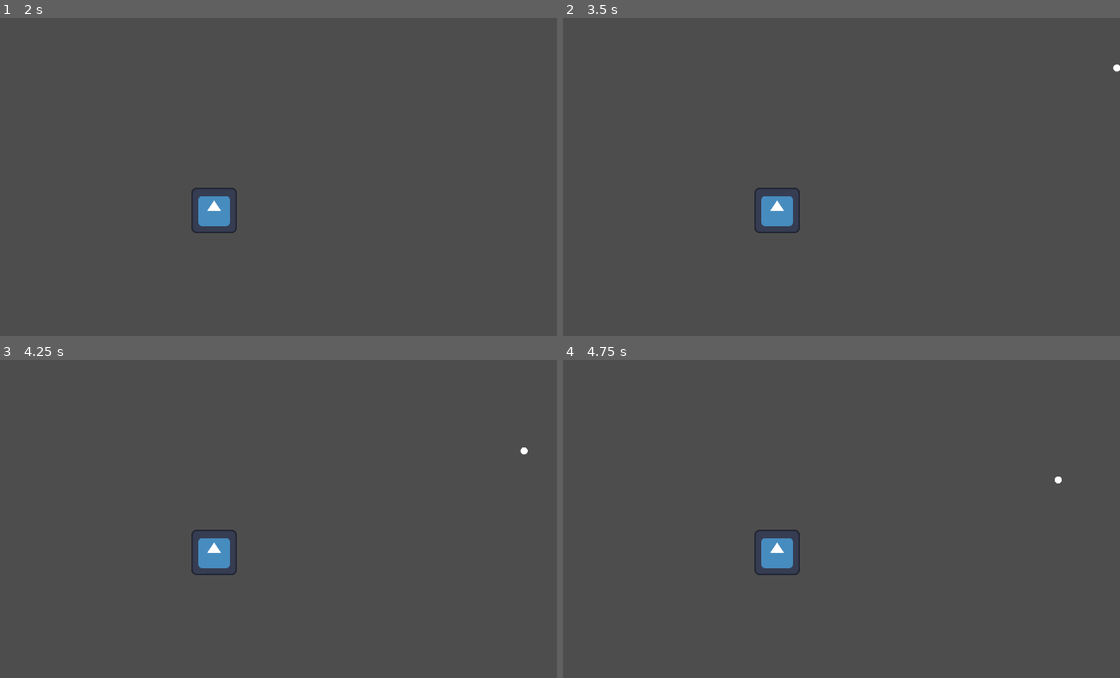
Above: before the commit, frames 1-4 (two rows, left to right).
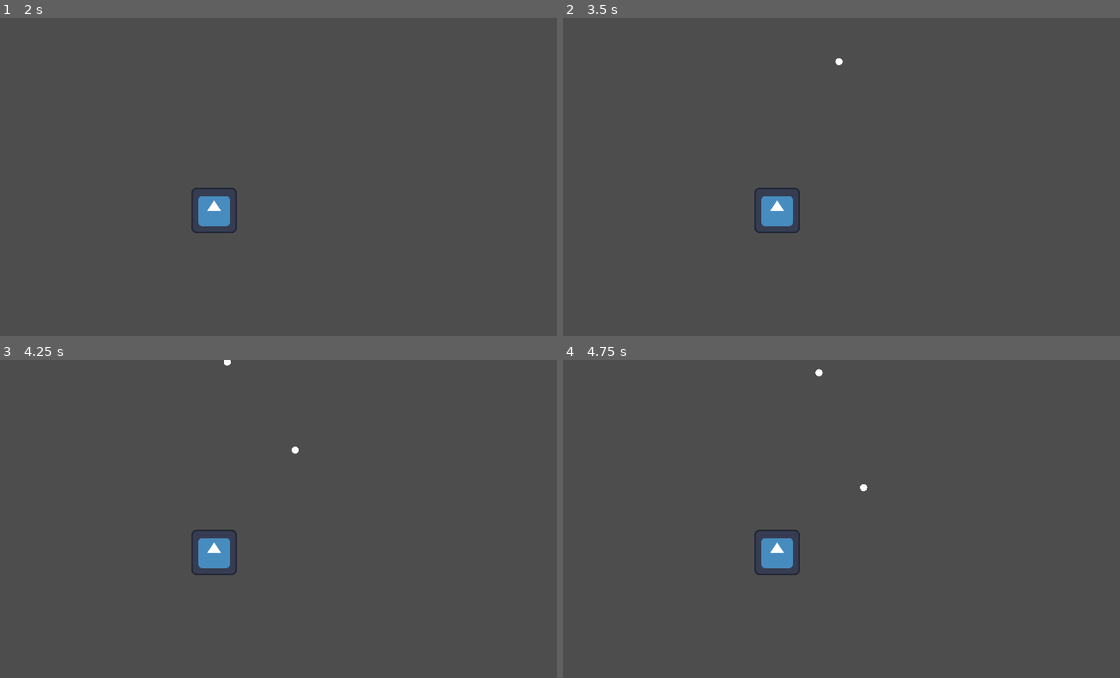
Above: after the commit, the same moments.

Repository: Ianvvtz/oink-capital-game
Game: Godot game, scene res://scenes/main.tscn
Two runs of this game, one before a commit and one after it. Both use one fixed random seed, a clock stepped at 60 frames per second and the inputs below. The engine's default icon, where the game draws it, is replaced by a stand-in: a white triangle on a blue panel in a dark square.
Inputs (mouse positions are in pixels of both pictures, inside the frame that each line leads up to):
- Up to frame 1 (2 s): tap Enter at 0.5 s; move the mouse to (367, 189) at 0.52 s; click (367, 189) at 0.6 s; tap Space at 1.25 s; move the mouse to (77, 231) at 1.27 s; click (77, 231) at 1.35 s
- Up to frame 2 (3.5 s): tap Enter at 2 s; move the mouse to (847, 126) at 2.02 s; click (847, 126) at 2.1 s; move the mouse to (741, 288) at 2.77 s; click (741, 288) at 2.85 s
- Up to frame 3 (4.25 s): move the mouse to (417, 611) at 3.52 s; click (417, 611) at 3.6 s
- Up to frame 4 (4.75 s): move the mouse to (574, 493) at 4.27 s; click (574, 493) at 4.35 s

Frame 1 is identical in both runs. In frame 2, less than 0.1% of the frame differs, in the area x 48-100%, y 12-17%; in frame 3, less than 0.1%; in frame 4, less than 0.1%, in the area x 45-90%, y 2-42%.

Commit message:
Added player hand

Diff:
--- a/project.godot
+++ b/project.godot
@@ -8,11 +8,15 @@
 
 config_version=5
 
+[animation]
+
+compatibility/default_parent_skeleton_in_mesh_instance_3d=true
+
 [application]
 
 config/name="Capitalist Piggy"
 run/main_scene="uid://ddhdludltefs1"
-config/features=PackedStringArray("4.5", "GL Compatibility")
+config/features=PackedStringArray("4.6", "GL Compatibility")
 config/icon="res://icon.svg"
 
 [autoload]
--- a/scenes/main.tscn
+++ b/scenes/main.tscn
@@ -1,22 +1,26 @@
-[gd_scene load_steps=4 format=3 uid="uid://ddhdludltefs1"]
+[gd_scene format=3 uid="uid://ddhdludltefs1"]
 
 [ext_resource type="PackedScene" uid="uid://dhppoqtx3jupm" path="res://scenes/piggy.tscn" id="1_0wfyh"]
 [ext_resource type="Script" uid="uid://duhfwfnwjubex" path="res://scripts/money_spawner.gd" id="2_jyhfs"]
 [ext_resource type="PackedScene" uid="uid://d2i31ucktnkk3" path="res://scenes/money.tscn" id="2_sugp2"]
+[ext_resource type="PackedScene" uid="uid://b2c5s08bjvmmm" path="res://scenes/player_hand.tscn" id="4_jyhfs"]
 
-[node name="Main" type="Node2D"]
+[node name="Main" type="Node2D" unique_id=2010253684]
 
-[node name="SessionManager" type="Node" parent="."]
+[node name="SessionManager" type="Node" parent="." unique_id=1896341686]
 
-[node name="Piggy" parent="." instance=ExtResource("1_0wfyh")]
+[node name="Piggy" parent="." unique_id=1444068199 instance=ExtResource("1_0wfyh")]
 
-[node name="MoneySpawner" type="Node2D" parent="."]
-position = Vector2(975, -580)
+[node name="MoneySpawner" type="Node2D" parent="." unique_id=1924332394]
+position = Vector2(0, -540)
 script = ExtResource("2_jyhfs")
 money_scene = ExtResource("2_sugp2")
 
-[node name="Timer" type="Timer" parent="MoneySpawner"]
+[node name="Timer" type="Timer" parent="MoneySpawner" unique_id=1633765040]
 wait_time = 2.0
 autostart = true
 
+[node name="PlayerHand" parent="." unique_id=1164663404 instance=ExtResource("4_jyhfs")]
+position = Vector2(525, 348)
+
 [connection signal="timeout" from="MoneySpawner/Timer" to="MoneySpawner" method="spawn_money"]
--- a/scenes/money.tscn
+++ b/scenes/money.tscn
@@ -6,13 +6,13 @@
 
 [sub_resource type="CircleShape2D" id="CircleShape2D_dia0j"]
 
-[node name="Money" type="RigidBody2D"]
+[node name="Money" type="RigidBody2D" unique_id=1656587016]
 script = ExtResource("1_v42d4")
 
-[node name="MeshInstance2D" type="MeshInstance2D" parent="."]
+[node name="MeshInstance2D" type="MeshInstance2D" parent="." unique_id=1294633706]
 position = Vector2(0, 2.861023e-06)
 scale = Vector2(20.022678, 20.02268)
 mesh = SubResource("SphereMesh_v42d4")
 
-[node name="CollisionShape2D" type="CollisionShape2D" parent="."]
+[node name="CollisionShape2D" type="CollisionShape2D" parent="." unique_id=523827055]
 shape = SubResource("CircleShape2D_dia0j")
--- /dev/null
+++ b/scenes/player_hand.tscn
@@ -0,0 +1,20 @@
+[gd_scene format=3 uid="uid://b2c5s08bjvmmm"]
+
+[ext_resource type="Script" uid="uid://xwk1xv4jfm40" path="res://scripts/player_hand.gd" id="1_4moqc"]
+
+[sub_resource type="CircleShape2D" id="CircleShape2D_707nr"]
+radius = 55.226807
+
+[node name="PlayerHand" type="Area2D" unique_id=1164663404 groups=["player"]]
+gravity_space_override = 3
+gravity_point = true
+gravity_point_center = Vector2(0, -2)
+gravity_direction = Vector2(0, -2)
+gravity = 150.0
+linear_damp_space_override = 1
+linear_damp = 0.5
+script = ExtResource("1_4moqc")
+
+[node name="CollisionShape2D" type="CollisionShape2D" parent="." unique_id=865968992]
+shape = SubResource("CircleShape2D_707nr")
+debug_color = Color(0.6427822, 0.5239042, 0, 0.41960785)
--- /dev/null
+++ b/scripts/player_hand.gd
@@ -0,0 +1,18 @@
+extends Area2D
+
+
+func toggle_gravity(tf: bool) -> void:
+	if tf == true:
+		set_gravity_space_override_mode(SPACE_OVERRIDE_REPLACE)
+	elif tf == false:
+		set_gravity_space_override_mode(SPACE_OVERRIDE_DISABLED)
+
+func _process(_delta: float) -> void:
+	var mouse_position = get_global_mouse_position()
+	global_position = mouse_position
+
+func _input(event: InputEvent) -> void:
+	if Input.is_action_just_pressed("left_click"):
+		toggle_gravity(true)
+	if event.is_action_released("left_click"):
+		toggle_gravity(false)
Not shown: 1 places in scenes/money.tscn that only renumber resources
Not shown, added: scripts/player_hand.gd.uid
